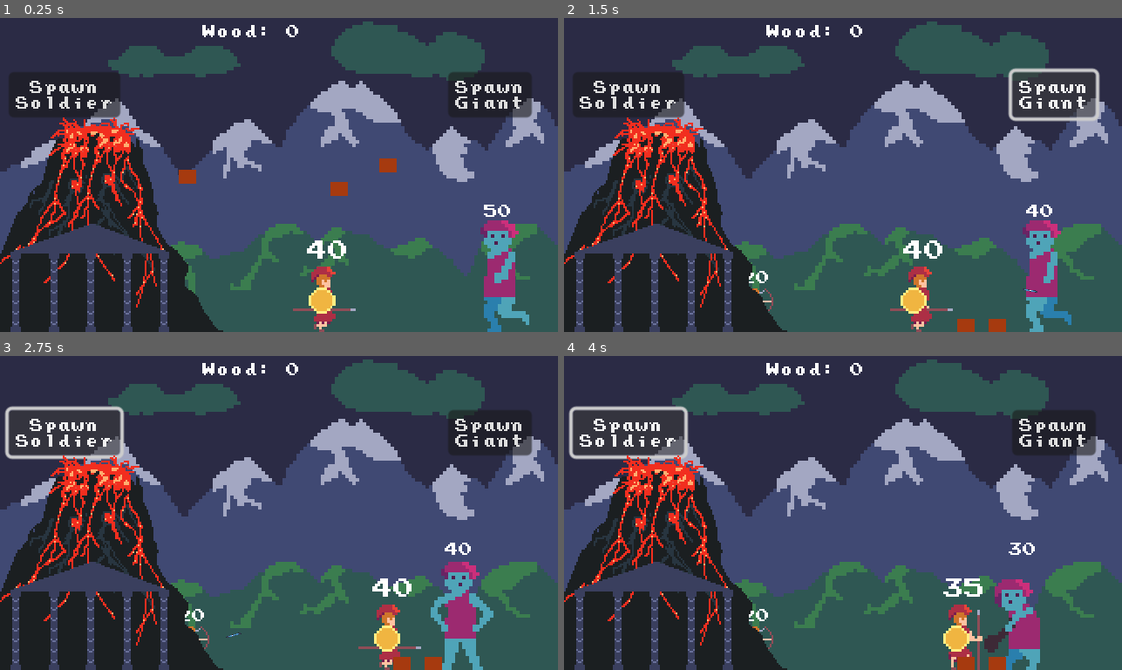
Above: before the commit, frames 1-4 (two rows, left to right).
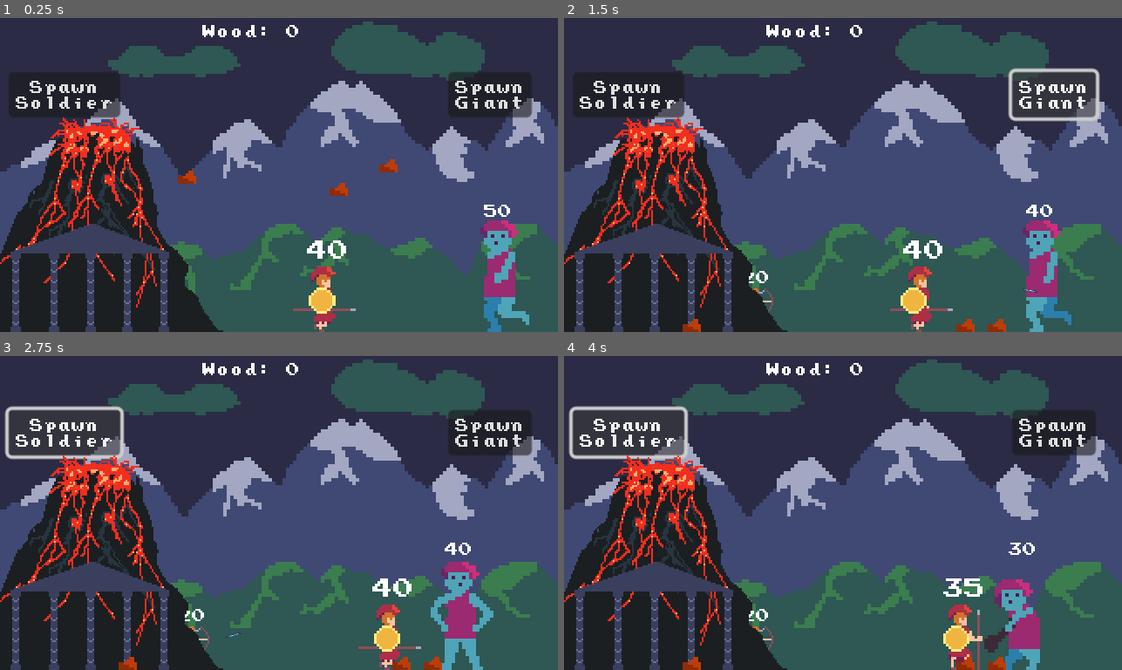
Above: after the commit, the same moments.

Repository: pjz987/Hephaestus
Game: Godot game, scene res://battle.tscn
The game is run twice, just before and just after one commit, with the same random seed, the same clock (stepped at 60 frames per second) and the same inputs. The engine's default icon, where the game draws it, is replaced by a stand-in: a white triangle on a blue panel in a dark square.
Inputs:
- Up to frame 1 (0.25 s): no input
- Up to frame 2 (1.5 s): click "Spawn Soldier" at 0.5 s; click "Spawn Giant" at 1.25 s
- Up to frame 3 (2.75 s): click "Spawn Soldier" at 2 s
- Up to frame 4 (4 s): click "Spawn Giant" at 2.75 s; click "Spawn Soldier" at 3.5 s

The runs differ from the first frame. In frame 1, 0.1% of the frame differs, in the area x 31-72%, y 44-57%; in frame 2, 0.2%, in the area x 21-80%, y 95-100%; in frame 3, 0.2%; in frame 4, 0.2%.

Commit message:
wood and stone

Diff:
--- a/wood.tscn
+++ b/wood.tscn
@@ -1,12 +1,7 @@
-[gd_scene load_steps=7 format=3 uid="uid://bj3fwj0k6asmk"]
+[gd_scene load_steps=5 format=3 uid="uid://bj3fwj0k6asmk"]
 
-[ext_resource type="Texture2D" uid="uid://jejcgnuvw6d4" path="res://icon.svg" id="1_3htp1"]
-[ext_resource type="Shader" path="res://wood.gdshader" id="1_ll7a6"]
 [ext_resource type="Script" path="res://wood.gd" id="1_v0bov"]
-
-[sub_resource type="ShaderMaterial" id="ShaderMaterial_rn42y"]
-shader = ExtResource("1_ll7a6")
-shader_parameter/color = Color(0.65098, 0.227451, 0.0588235, 1)
+[ext_resource type="Texture2D" uid="uid://bjyr05pho3phb" path="res://wood.png" id="2_3vt1u"]
 
 [sub_resource type="RectangleShape2D" id="RectangleShape2D_84vhc"]
 size = Vector2(10, 8)
@@ -15,6 +10,7 @@
 radius = 13.0
 
 [node name="Wood" type="RigidBody2D"]
+z_index = 2
 collision_layer = 4
 collision_mask = 8
 script = ExtResource("1_v0bov")
@@ -23,9 +19,8 @@
 
 [node name="Sprite2D" type="Sprite2D" parent="."]
 modulate = Color(1, 0.576471, 0.0901961, 1)
-material = SubResource("ShaderMaterial_rn42y")
-scale = Vector2(0.078125, 0.0625)
-texture = ExtResource("1_3htp1")
+scale = Vector2(1.5, 1.5)
+texture = ExtResource("2_3vt1u")
 
 [node name="CollisionShape2D" type="CollisionShape2D" parent="."]
 shape = SubResource("RectangleShape2D_84vhc")
Binary file added: stone.png
Not shown, added: stone.png.import
Binary file added: wood.aseprite
Binary file added: wood.png
Not shown, added: wood.png.import
